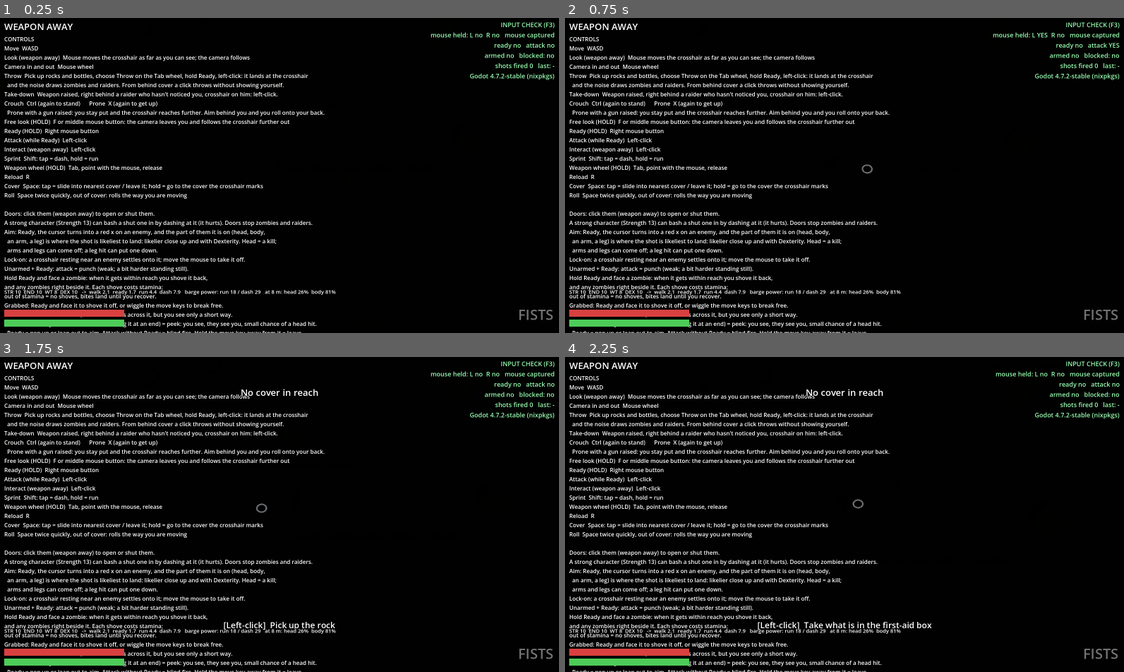
Above: before the commit, frames 1-4 (two rows, left to right).
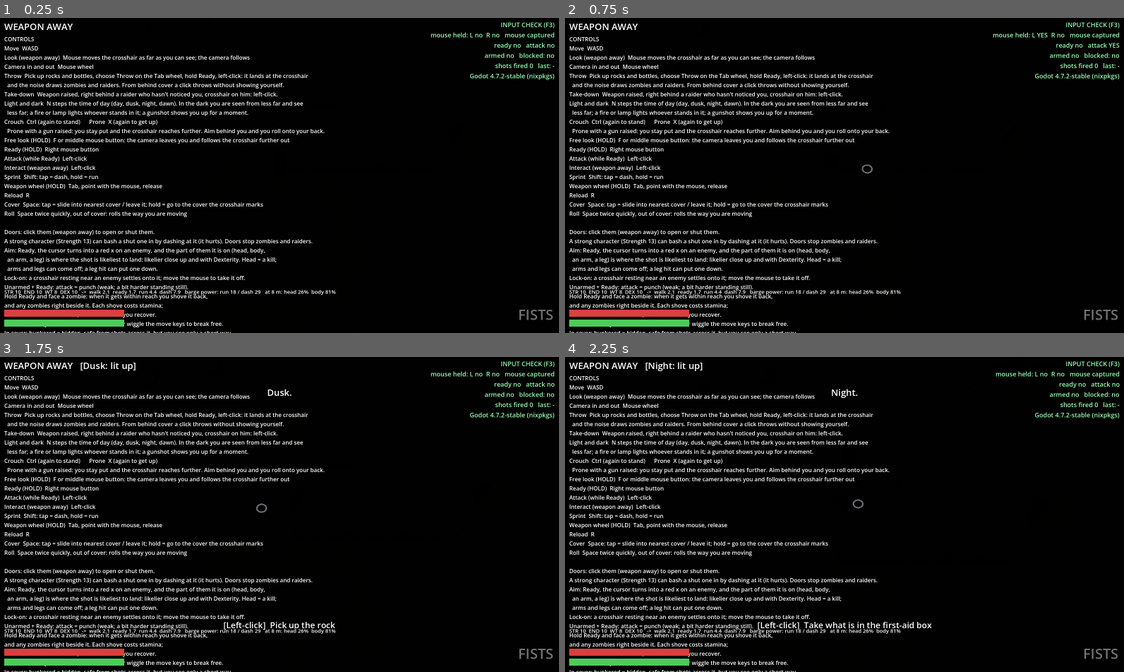
Above: after the commit, the same moments.

Repository: RuneTV64/twinsticksofdepth
Game: Godot game, scene res://main.tscn
Two runs of this game, one before a commit and one after it. Both use one fixed random seed, a clock stepped at 60 frames per second and the inputs below.
Inputs (mouse positions are in pixels of both pictures, inside the frame that each line leads up to):
- Up to frame 1 (0.25 s): no input
- Up to frame 2 (0.75 s): tap Enter at 0.5 s; move the mouse to (878, 172) at 0.52 s; hold W (move_up) from 0.53 s (still down); hold Space (cover) from 0.53 s (still down); click (878, 172) at 0.67 s
- Up to frame 3 (1.75 s): keep holding W (move_up); tap Ctrl (crouch) at 0.8, 1.35 s; move the mouse to (251, 514) at 1.27 s; release Space (cover) at 1.28 s; tap N at 1.55 s
- Up to frame 4 (2.25 s): keep holding W (move_up); tap Space (cover) at 2 s; move the mouse to (861, 508) at 2.02 s; tap N at 2.1 s

The runs differ from the first frame. In frame 1, 9.0% of the frame differs, in the area x 0-59%, y 26-100%; in frame 2, 9.0%; in frame 3, 9.3%; in frame 4, 9.3%, in the area x 0-59%, y 1-100%.

Commit message:
Light and dark: time of day, lamps, and darkness that hides you
N steps day, dusk, night and dawn. In the dark you are seen from less far
and see less far; whoever stands in a fire's or lamp's light shows from as
far as by day; a gunshot shows you up for a moment. The dark is drawn by the
fog of war's screen quad so it covers every shader alike.

Co-Authored-By: Claude Fable 5.2 <noreply@anthropic.com>
Claude-Session: https://claude.ai/code/session_016fBGAUWu2qzw7nE8geQqSy

Diff:
--- /dev/null
+++ b/daylight.gd
@@ -0,0 +1,83 @@
+class_name Daylight
+extends Node
+## Light and dark. How light it is anywhere is the daylight (the time of day) or a lamp near by, whichever is
+## brighter; a gunshot lights whoever fired it for a moment. In the dark you are seen from less far, and you see
+## less far yourself; a lit place shows from as far as ever, so a camp with a fire stands out at night and you
+## don't.
+##
+## There is no clock yet, so the time of day is stepped by hand (N in the test level): day, dusk, night, dawn.
+## The game's clock is to drive `want` instead. The darkening on screen is drawn by the fog of war's screen quad
+## (fog.gd), so it covers everything alike whatever shader a thing uses.
+
+const LAMP_MAX := 8
+const TIMES := [["Day", 1.0], ["Dusk", 0.45], ["Night", 0.0], ["Dawn", 0.45]]
+
+static var it: Daylight
+## 1 = full day, 0 = the dead of night. Eased toward `want`.
+static var level := 1.0
+static var want := 1.0
+static var time_i := 0
+## [{"pos": Vector3, "radius": float}]: fires, lamps. At most LAMP_MAX are drawn (the first ones).
+static var lamps: Array[Dictionary] = []
+
+@export var change_time := 4.0        # s for the light to change when the time of day is stepped
+@export var night_light := 0.08       # how light open ground is in the dead of night (starlight)
+
+
+static func reset() -> void:
+	level = 1.0
+	want = 1.0
+	time_i = 0
+	lamps.clear()
+
+
+func _ready() -> void:
+	it = self
+
+
+func _exit_tree() -> void:
+	if it == self:
+		it = null
+
+
+func _process(delta: float) -> void:
+	if level != want:
+		level = move_toward(level, want, delta / maxf(change_time, 0.1))
+
+
+## Step to the next time of day (a stand-in for the clock). Returns its name.
+static func next_time() -> String:
+	time_i = (time_i + 1) % TIMES.size()
+	want = float(TIMES[time_i][1])
+	return TIMES[time_i][0]
+
+
+static func time_name() -> String:
+	return TIMES[time_i][0]
+
+
+static func add_lamp(pos: Vector3, radius: float) -> void:
+	lamps.append({"pos": pos, "radius": radius})
+
+
+## How much lamp light falls here, 0 to 1: full near the lamp, fading to nothing at its radius.
+static func lamp_light(pos: Vector3) -> float:
+	var best := 0.0
+	for l in lamps:
+		var p: Vector3 = l["pos"]
+		var d := Vector2(pos.x - p.x, pos.z - p.z).length()
+		var r: float = l["radius"]
+		if d < r:
+			best = maxf(best, 1.0 - smoothstep(r * 0.35, r, d))
+	return best
+
+
+## How light it is here, 0 (pitch dark) to 1 (daylight).
+static func at(pos: Vector3) -> float:
+	var open := lerpf(it.night_light if it != null else 0.08, 1.0, level)
+	return maxf(open, lamp_light(pos))
+
+
+## How far you can see by the daylight alone, as a share of a clear day (the dark closes in at night).
+static func sight_share() -> float:
+	return lerpf(0.35, 1.0, level)
--- a/fog.gd
+++ b/fog.gd
@@ -29,6 +29,9 @@
 var _explored: Image
 var _explored_tex: ImageTexture
 var _mark_t := 0.0
+var _lamps_sent := -1
+## How black the dead of night is drawn where no lamp reaches (1 = pitch black).
+@export var dark_max := 0.82
 var _clock := 0.0   # game seconds; what "last seen" times are measured against
 
 const SHADER := """
@@ -53,6 +56,11 @@
 uniform float stale_time;
 uniform float edge_soft;
 uniform float see_past;
+// Light and dark (daylight.gd): how dark the open is, how far the dark lets you see, and the lamps.
+uniform float dark;              // 0 day .. 1 the dead of night
+uniform float dark_max;          // how black full dark is drawn
+uniform float night_sight;       // share of your sight the daylight leaves you
+uniform vec4 lamps[LAMP_COUNT];  // xyz = where, w = radius (0 = unused)
 
 void vertex() {
 	// Cover the whole screen whatever the camera is doing.
@@ -62,6 +70,7 @@
 void fragment() {
 	float depth = texture(depth_tex, SCREEN_UV).r;
 	float fog = unexplored_dim;
+	float night = dark;
 	if (depth > 0.000001) {
 		// Rebuild the world position of whatever is drawn at this pixel.
 		vec4 view = INV_PROJECTION_MATRIX * vec4(SCREEN_UV * 2.0 - 1.0, depth, 1.0);
@@ -76,7 +85,17 @@
 		int i1 = (i0 + 1) % RAY_COUNT;
 		float wall = mix(rays[i0], rays[i1], fract(f)) + see_past;
 		float off = abs(mod(ang - face_angle + PI, TAU) - PI);
-		float cone = mix(sight_range, sight_near, smoothstep(half_fov, half_fov + taper, off));
+		// How lit this spot is by a lamp or a fire: a lit place shows from as far as ever, and isn't darkened.
+		float lit = 0.0;
+		for (int li = 0; li < LAMP_COUNT; li++) {
+			float lr = lamps[li].w;
+			if (lr > 0.0) {
+				lit = max(lit, 1.0 - smoothstep(lr * 0.35, lr, length(world.xz - lamps[li].xz)));
+			}
+		}
+		night = dark * (1.0 - lit);
+		float far = sight_range * mix(night_sight, 1.0, lit);
+		float cone = mix(far, min(sight_near, far), smoothstep(half_fov, half_fov + taper, off));
 		float reach = min(wall, cone);
 		float in_view = 1.0 - smoothstep(reach - edge_soft, reach, dist);
 
@@ -91,7 +110,9 @@
 	ALBEDO = vec3(0.0);
 	// Blending happens in linear light, where 6% left still reads as fairly bright.
 	// Convert so the dim values mean what they look like on screen.
-	ALPHA = 1.0 - pow(1.0 - fog, 2.2);
+	// The dark lies over everything, seen or not; the fog of war goes on top of it.
+	float seen_alpha = 1.0 - pow(1.0 - fog, 2.2);
+	ALPHA = 1.0 - (1.0 - seen_alpha) * (1.0 - night * dark_max);
 }
 """
 
@@ -105,7 +126,7 @@
 	_explored_tex = ImageTexture.create_from_image(_explored)
 
 	var sh := Shader.new()
-	sh.code = SHADER.replace("RAY_COUNT", str(Player.SIGHT_RAYS))
+	sh.code = SHADER.replace("RAY_COUNT", str(Player.SIGHT_RAYS)).replace("LAMP_COUNT", str(Daylight.LAMP_MAX))
 	_mat = ShaderMaterial.new()
 	_mat.shader = sh
 	_mat.render_priority = 5   # over the world and faded enemies, under the reticle (10)
@@ -142,6 +163,18 @@
 	_mat.set_shader_parameter("unexplored_dim", unexplored_dim)
 	_mat.set_shader_parameter("edge_soft", edge_soft)
 	_mat.set_shader_parameter("see_past", see_past)
+	_mat.set_shader_parameter("dark", 1.0 - Daylight.level)
+	_mat.set_shader_parameter("dark_max", dark_max)
+	_mat.set_shader_parameter("night_sight", Daylight.sight_share())
+	if _lamps_sent != Daylight.lamps.size():
+		# (Lamps don't move: sent when one is added.)
+		_lamps_sent = Daylight.lamps.size()
+		var arr := PackedVector4Array()
+		arr.resize(Daylight.LAMP_MAX)
+		for i in mini(_lamps_sent, Daylight.LAMP_MAX):
+			var lp: Vector3 = Daylight.lamps[i]["pos"]
+			arr[i] = Vector4(lp.x, lp.y, lp.z, float(Daylight.lamps[i]["radius"]))
+		_mat.set_shader_parameter("lamps", arr)
 	_mark_t -= delta
 	if _mark_t <= 0.0:
 		_mark_t = 0.1
--- a/hud.gd
+++ b/hud.gd
@@ -29,6 +29,8 @@
 Throw  Pick up rocks and bottles, choose Throw on the Tab wheel, hold Ready, left-click: it lands at the crosshair
   and the noise draws zombies and raiders. From behind cover a click throws without showing yourself.
 Take-down  Weapon raised, right behind a raider who hasn't noticed you, crosshair on him: left-click.
+Light and dark  N steps the time of day (day, dusk, night, dawn). In the dark you are seen from less far and see
+  less far; a fire or lamp lights whoever stands in it; a gunshot shows you up for a moment.
 Crouch  Ctrl (again to stand)      Prone  X (again to get up)
   Prone with a gun raised: you stay put and the crosshair reaches further. Aim behind you and you roll onto your back.
 Free look (HOLD)  F or middle mouse button: the camera leaves you and follows the crosshair further out
@@ -394,6 +396,9 @@
 		stance += "  - CROUCHED" if player.posture == 1 else ("  - PRONE" if player.prone_back < 0.5 else "  - ON YOUR BACK")
 		if TallGrass.at(player.global_position):
 			stance += " in tall grass"
+	if Daylight.level < 0.999:
+		var lt := player.light_on_you()
+		stance += "   [%s: %s]" % [Daylight.time_name(), "in the dark" if lt < 0.25 else ("in shadow" if lt < 0.6 else "lit up")]
 	if player.running:
 		stance += "  - running"
 	if player.cover_entering:
--- a/main.gd
+++ b/main.gd
@@ -47,6 +47,8 @@
 func _ready() -> void:
 	Cover.clear()
 	TallGrass.clear()
+	Daylight.reset()
+	add_child(Daylight.new())
 	Cover.bounds = Rect2(WORLD_X0, WORLD_Z0, WORLD_X1 - WORLD_X0, WORLD_Z1 - WORLD_Z0)
 	_build_environment()
 	_build_level()
@@ -138,6 +140,8 @@
 						at = player.global_position + player.facing * 10.0
 					_raiders.append(_raider(Vector3(at.x, 0.05, at.z)))
 					player.show_status("Raider added (Shift+T removes them)", 1.5)
+			KEY_N:   # the time of day, by hand until there is a clock: day, dusk, night, dawn
+				player.show_status("%s." % Daylight.next_time(), 1.5)
 			KEY_Z:   # the horde readout: zombies out of play / in play / warmth, area by area
 				if _zone_label == null:
 					_zone_label = Label.new()
@@ -654,7 +658,33 @@
 
 
 ## Raiders' camp, in the south-west corner of the yard: three raiders on watch among things to hide behind.
+## A fire or a lamp: it lights the ground round it at night (who stands in it can be seen), with a real light
+## for the look of it.
+func _lamp(pos: Vector3, radius: float) -> void:
+	Daylight.add_lamp(pos, radius)
+	var l := OmniLight3D.new()
+	l.position = pos + Vector3(0.0, 1.2, 0.0)
+	l.omni_range = radius
+	l.light_color = Color(1.0, 0.72, 0.4)
+	l.light_energy = 1.6
+	add_child(l)
+	var m := MeshInstance3D.new()
+	var b := BoxMesh.new()
+	b.size = Vector3(0.5, 0.3, 0.5)
+	m.mesh = b
+	var mat := StandardMaterial3D.new()
+	mat.albedo_color = Color(0.9, 0.5, 0.2)
+	mat.emission_enabled = true
+	mat.emission = Color(1.0, 0.55, 0.2)
+	mat.emission_energy_multiplier = 2.0
+	m.material_override = mat
+	m.position = pos + Vector3(0.0, 0.15, 0.0)
+	add_child(m)
+
+
 func _build_raider_camp() -> void:
+	_lamp(Vector3(-26, 0, 25), 9.0)      # the camp's fire: at night they stand in its light and you don't
+	_lamp(Vector3(2, 0, 9), 6.0)         # a lamp by the spawn
 	var crate := Color(0.45, 0.36, 0.25)
 	var wall_col := Color(0.5, 0.48, 0.44)
 	_box(Vector3(-26, 0.55, 20), Vector3(4.0, 1.1, 0.5), wall_col)     # a low wall facing the yard
--- a/player.gd
+++ b/player.gd
@@ -350,6 +350,7 @@
 ## How you are standing: 0 on your feet, 1 crouched, 2 flat on the ground. Lower is slower, quieter and harder
 ## to see, and your own eyes are lower too.
 var posture := 0
+var _lit_t := 0.0                # your own muzzle flash is still showing you up
 var prone_w := 0.0               # for the body: 1 = lying flat
 ## Prone, you lie along prone_dir (head that way) and crawl on your front. With a gun raised you stay put:
 ## aiming ahead of you, you stay on your stomach; aiming behind you, you roll onto your back, head where it was,
@@ -373,6 +374,8 @@
 @export var prone_speed := 0.25
 @export var crouch_seen := 0.65          # crouched, you are seen from this much of the usual distance
 @export var prone_seen := 0.4
+@export var dark_seen := 0.3              # in pitch dark you are seen from this much of the usual distance
+@export var shot_lights_you := 0.6        # s a gunshot shows you up, however dark it is
 @export var grass_crouch_seen := 0.7      # crouched in tall grass: this much again
 @export var grass_prone_seen := 0.35      # flat in tall grass: you have to be nearly trodden on (about 2.5 m for a raider)
 @export var crouch_hide_reach := 1.3     # m: crouched this close behind low cover, it hides you from the far side
@@ -838,6 +841,7 @@
 
 
 func _tick_timers(delta: float) -> void:
+	_lit_t -= delta
 	_draw_t -= delta
 	_fire_cd -= delta
 	_dash_t -= delta
@@ -1401,6 +1405,7 @@
 		# Ready with the gun: a round through the head. Certain, and loud.
 		mag -= 1
 		_flash_t = 0.06
+		_lit_t = shot_lights_you
 		_fire_cd = fire_interval
 		shots_fired += 1
 		Earshot.make(global_position, shot_noise_range, get_tree())
@@ -1556,7 +1561,9 @@
 	if dead:
 		return false
 	var d := Vector2(pos.x - global_position.x, pos.z - global_position.z).length()
-	return d <= sight_reach_toward(pos) + radius
+	# By night the dark closes in; what stands in lamp light still shows from as far as ever.
+	var dark := lerpf(Daylight.sight_share(), 1.0, Daylight.lamp_light(pos))
+	return d <= sight_reach_toward(pos) * dark + radius
 
 
 ## The reticle is red only when a shot fired right now would really hit an enemy. This traces
@@ -1965,6 +1972,7 @@
 func _shoot(dir: Vector3, from: Vector3, aimed: bool) -> void:
 	mag -= 1
 	_flash_t = 0.06
+	_lit_t = shot_lights_you
 	var shot := Projectile.new()
 	shot.dir = dir
 	shot.speed = shot_speed
@@ -2381,7 +2389,12 @@
 	var m: float = [1.0, crouch_seen, prone_seen][posture]
 	if posture > 0 and TallGrass.at(global_position):
 		m *= grass_crouch_seen if posture == 1 else grass_prone_seen      # down in tall grass
-	return m
+	return m * lerpf(dark_seen, 1.0, light_on_you())
+
+
+## How lit you are, 0 to 1: the daylight or a lamp where you stand, or your own gun going off.
+func light_on_you() -> float:
+	return 1.0 if _lit_t > 0.0 else Daylight.at(global_position)
 
 
 ## How far your footsteps carry right now (0 = silent: standing still).
--- a/raider.gd
+++ b/raider.gd
@@ -286,6 +286,7 @@
 				var t: float = lerpf(notice_time.x, notice_time.y, clampf(d_p / sight, 0.0, 1.0)) * [1.0, 1.8, 2.5][player.posture]
 				if player.running:
 					t *= 0.6
+				t /= lerpf(0.45, 1.0, player.light_on_you())      # in the dark it takes longer to be sure
 				notice = minf(notice + 0.2 / t, 1.0)
 				if notice >= 0.25 and notice < 1.0:
 					var to_p := player.global_position - global_position
Not shown, added: daylight.gd.uid
Not shown, changed: CLAUDE.md
